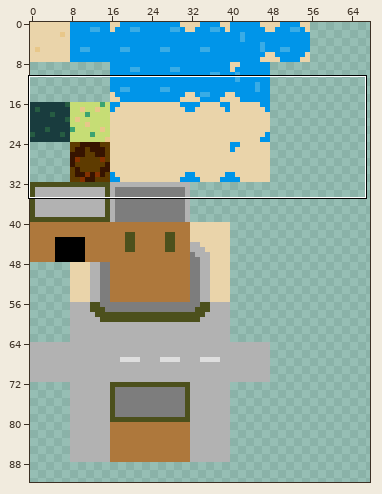
Pixel-art file -- res/tiles.ase. Above, an overview of the earlier version with the close-up marked.
Close-up. The starting point:
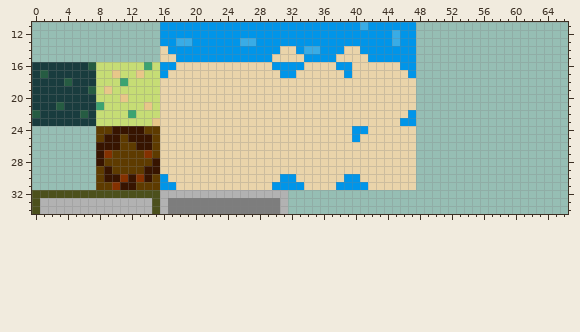
128x128 pixels, 1 frame. Colours within 5 levels of each other are drawn and written as one. Shown: x 0..66, y 11..34. The wide view leaves out empty margins.
After:
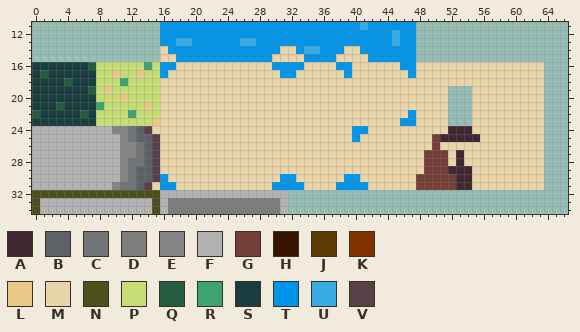
Palette (. is transparent): A #3f2832  B #5c6266  C #717375  D #7d7d7d  E #828485  F #b2b2b2  G #743f39  H #371400  J #5e3b00  K #843100  L #e8c789  M #ead4aa  N #4c501c  P #c6dd75  Q #265c42  R #3ca371  S #193c3e  T #0095e9  U #39ace6  V #584048
What changed:
@@ x 0..66 @@
 15 ................MMTTTTTTTTTTTTMMMMTTTTMMMMTTTTTT...................
-16 SSSSSSSQPPPPPPRPTTMMMMMMMMMMMMTTTTMMMMTTMMMMMMTT...................
-17 SQSSSSSSPPLPPLPPTMMMMMMMMMMMMMMTTMMMMMMTMMMMMMMT...................
-18 SSSSQSSSPPPRPPPPMMMMMMMMMMMMMMMMMMMMMMMMMMMMMMMM...................
-19 SSSSSSSQPLPPPPPPMMMMMMMMMMMMMMMMMMMMMMMMMMMMMMMM...................
-20 SSSSSSSSPPPLPPPPMMMMMMMMMMMMMMMMMMMMMMMMMMMMMMMM...................
-21 SSSQSSSSRPPPPPLPMMMMMMMMMMMMMMMMMMMMMMMMMMMMMMMM...................
-22 QSSSSSQSPPPPRPPPMMMMMMMMMMMMMMMMMMMMMMMMMMMMMMMT...................
-23 SSSSSSSSPPPPPPPLMMMMMMMMMMMMMMMMMMMMMMMMMMMMMMTT...................
-24 ........JJHHHHJJMMMMMMMMMMMMMMMMMMMMMMMMTTMMMMMM...................
-25 ........JHHJHHHJMMMMMMMMMMMMMMMMMMMMMMMMTMMMMMMM...................
-26 ........HHHJJHHJMMMMMMMMMMMMMMMMMMMMMMMMMMMMMMMM...................
-27 ........HKJJJJKJMMMMMMMMMMMMMMMMMMMMMMMMMMMMMMMM...................
-28 ........HJJJJJJHMMMMMMMMMMMMMMMMMMMMMMMMMMMMMMMM...................
-29 ........JHJJJJHHMMMMMMMMMMMMMMMMMMMMMMMMMMMMMMMM...................
-30 ........JHHKHKHJTMMMMMMMMMMMMMMTTMMMMMMTTMMMMMMM...................
-31 ........JJKHHJJJTTMMMMMMMMMMMMTTTTMMMMTTTTMMMMMM...................
+16 SSSSSSSQPPPPPPRPTTMMMMMMMMMMMMTTTTMMMMTTMMMMMMTTMMMMMMMMMMMMMMMM...
+17 SQSSSSSSPPLPPLPPTMMMMMMMMMMMMMMTTMMMMMMTMMMMMMMTMMMMMMMMMMMMMMMM...
+18 SSSSQSSSPPPRPPPPMMMMMMMMMMMMMMMMMMMMMMMMMMMMMMMMMMMMMMMMMMMMMMMM...
+19 SSSSSSSQPLPPPPPPMMMMMMMMMMMMMMMMMMMMMMMMMMMMMMMMMMMM...MMMMMMMMM...
+20 SSSSSSSSPPPLPPPPMMMMMMMMMMMMMMMMMMMMMMMMMMMMMMMMMMMM...MMMMMMMMM...
+21 SSSQSSSSRPPPPPLPMMMMMMMMMMMMMMMMMMMMMMMMMMMMMMMMMMMM...MMMMMMMMM...
+22 QSSSSSQSPPPPRPPPMMMMMMMMMMMMMMMMMMMMMMMMMMMMMMMTMMMM...MMMMMMMMM...
+23 SSSSSSSSPPPPPPPLMMMMMMMMMMMMMMMMMMMMMMMMMMMMMMTTMMMM...MMMMMMMMM...
+24 FFFFFFFFFFEECBVMMMMMMMMMMMMMMMMMMMMMMMMMTTMMMMMMMMMMAAAMMMMMMMMM...
+25 FFFFFFFFFFFECBBVMMMMMMMMMMMMMMMMMMMMMMMMTMMMMMMMMMGAAAAAMMMMMMMM...
+26 FFFFFFFFFFFEECBVMMMMMMMMMMMMMMMMMMMMMMMMMMMMMMMMMMGMMMMMMMMMMMMM...
+27 FFFFFFFFFFFEECBVMMMMMMMMMMMMMMMMMMMMMMMMMMMMMMMMMGGGMAMMMMMMMMMM...
+28 FFFFFFFFFFFECCBVMMMMMMMMMMMMMMMMMMMMMMMMMMMMMMMMMGGGMAMMMMMMMMMM...
+29 FFFFFFFFFFFECBBVMMMMMMMMMMMMMMMMMMMMMMMMMMMMMMMMMGGGAAAMMMMMMMMM...
+30 FFFFFFFFFFFECBBVTMMMMMMMMMMMMMMTTMMMMMMTTMMMMMMMGGGGGAAMMMMMMMMM...
+31 FFFFFFFFFFECCBVMTTMMMMMMMMMMMMTTTTMMMMTTTTMMMMMMGGGGGAAMMMMMMMMM...
 32 NNNNNNNNNNNNNNNNFFFFFFFFFFFFFFFF...................................
Boxes around the changes in both close-ups, in picture pixels (x1, y1, x2, y2):
added: (416, 62, 544, 190)
changed: (32, 126, 160, 190)
